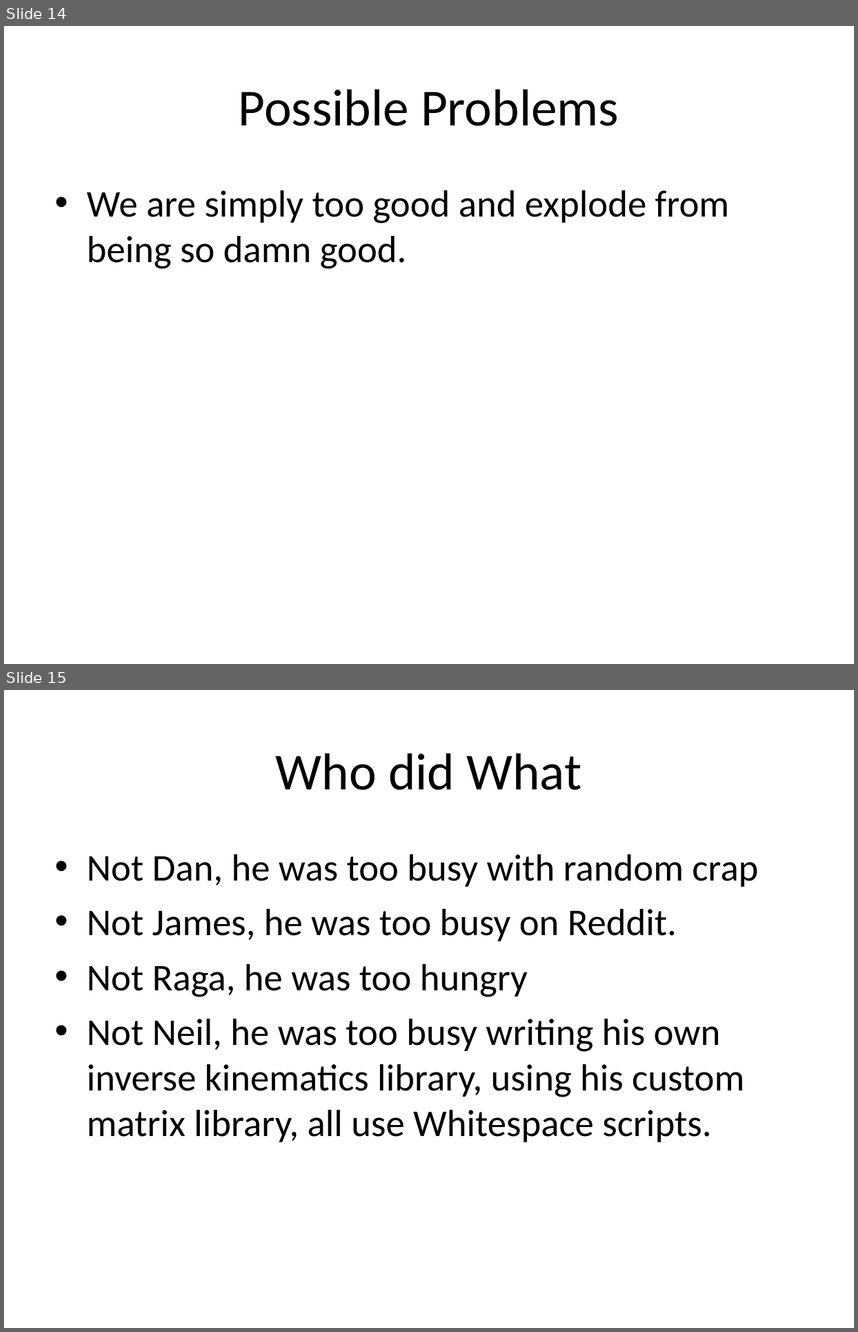
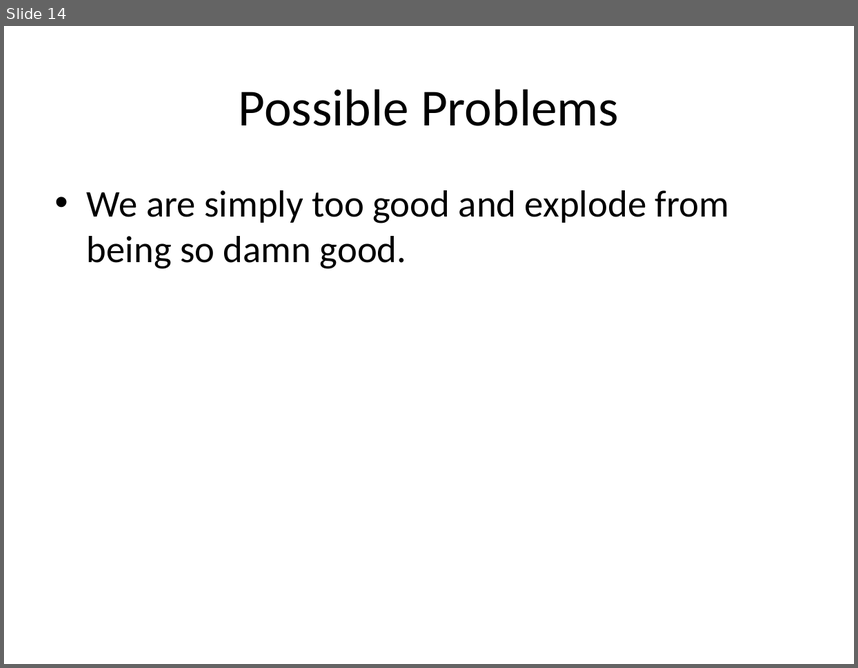
Before and after one commit to nforrester/6.141_labs, a slide deck: Other/Dryrun Proposal/Dryrun.ppt. Shown one above the other, each under a label of ours: slides 14 and 15 before the commit, slide 14 after it. The pictures are 858x1332 and 858x668 pixels, drawn with LibreOffice and Linux fonts; fonts in the diff are those of the drawing. Boxes give left, top, right and bottom in pixels: in the first picture for what was removed or moved away, otherwise in the second. Text is boxed around its words. In the diff, an @@ line names an element or a change of style, - is before the commit and + after.

```diff
--- a/Other/Dryrun Proposal/Dryrun.ppt
+++ b/Other/Dryrun Proposal/Dryrun.ppt
@@ slide 15 removed at [4,690,854,1328], background #FFFFFF @@
@@ title removed at [276,753,582,790] @@
-Who did What
@@ text removed at [87,854,758,1142] @@
-• Not Dan, he was too busy with random crap
-• Not James, he was too busy on Reddit.
-• Not Raga, he was too hungry
-• Not Neil, he was too busy writing his own inverse kinematics library, using his custom matrix library, all use Whitespace scripts.
```
Also in this commit, not shown: 2 slides added, 2 other slides removed, 1 other file.
